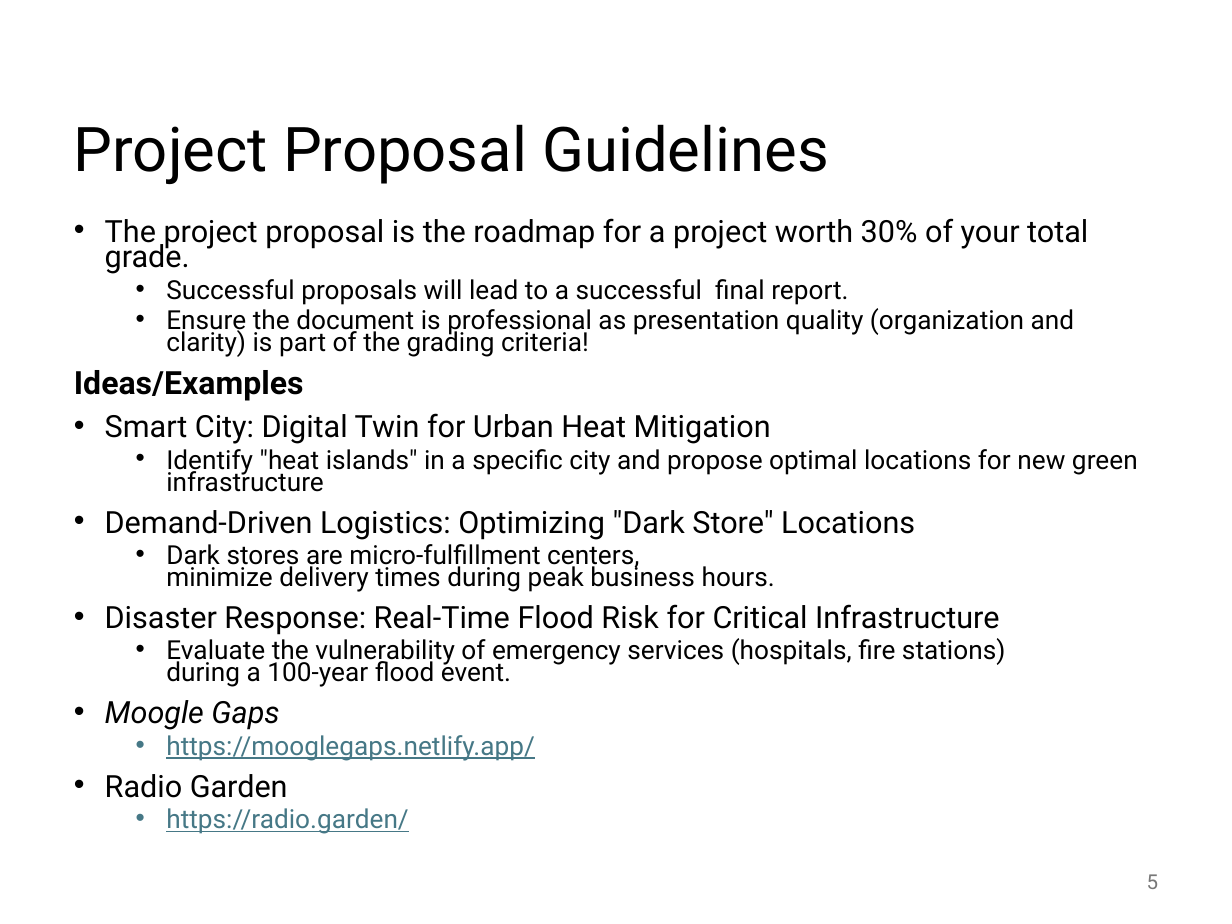
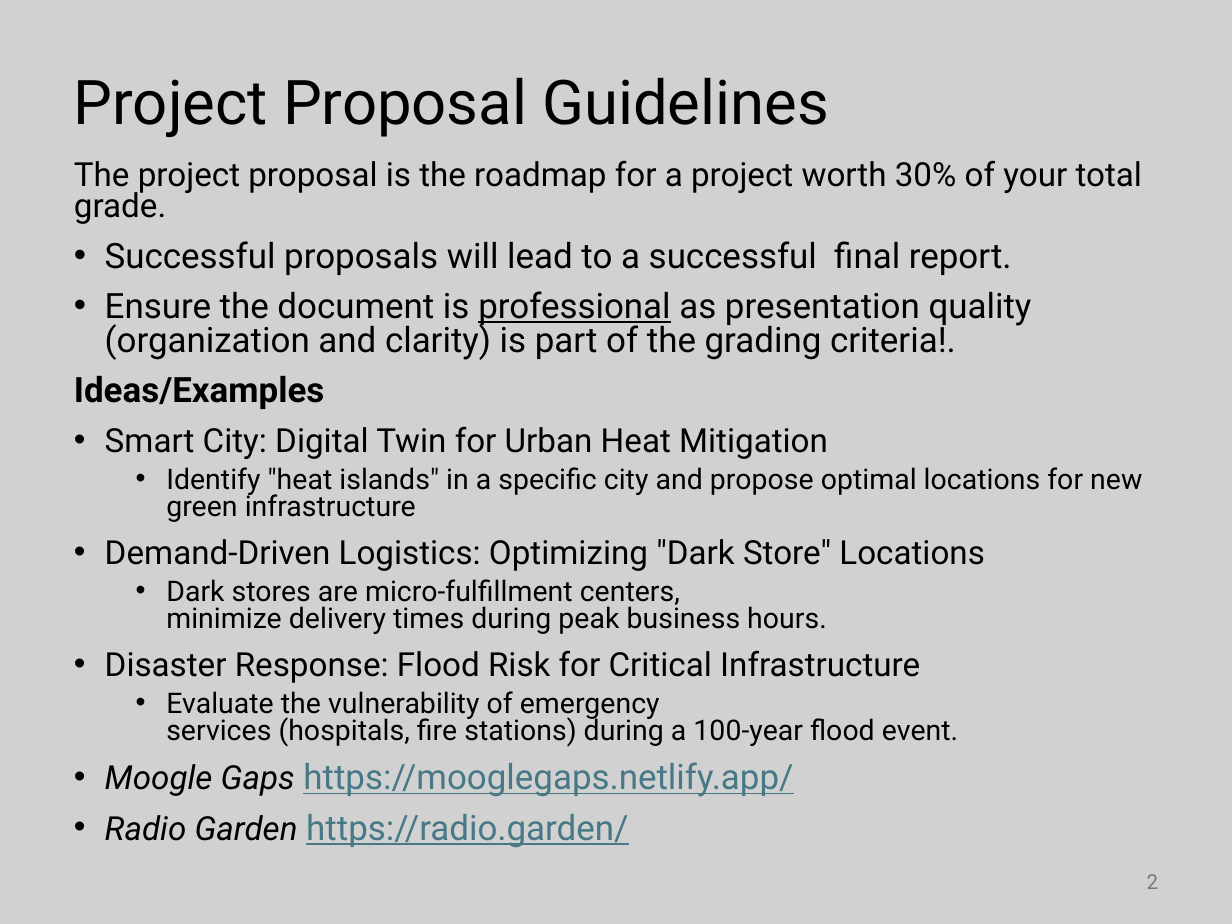
Before and after one commit to abuabara/abuabara.github.io, a slide deck: slide 2 of DAEN489S26/week10_slides.pptx (slide 5 before the commit). Drawn at 1232x924 pixels with LibreOffice and Linux fonts; fonts in the diff are those of the drawing. Boxes give left, top, right and bottom in pixels: in the first picture for what was removed or moved away, otherwise in the second. Text is boxed around its words. In the diff, an @@ line names an element or a change of style, - is before the commit and + after.

```diff
--- a/DAEN489S26/week10_slides.pptx
+++ b/DAEN489S26/week10_slides.pptx
@@ background #FFFFFF to #D1D1D1 @@
@@ title "Project Proposal Guidelines" at (x1=74, y1=77, x2=829, y2=137): vertical alignment bottom to middle @@
@@ text "The project proposal is the ..." moved from (x1=74, y1=218, x2=1138, y2=834) to (x1=74, y1=160, x2=1142, y2=847) @@
@@ text at (x1=74, y1=160, x2=1142, y2=746): size 17.9 to 19.4 pt in "The project proposal is the roadmap for ...", "Smart City: Digital Twin for Urban Heat ...", "Demand-Driven Logistics: Optimizing "Dark Store" Locations"; size 15.3 to 20.4 pt in "Successful proposals will lead to a successful ..."; size 18.7 to 20.4 pt in "Ideas/Examples"; size 15.3 to 16.6 pt in "Identify "heat islands" in a specific city ...", "Dark stores are micro-fulfillment centers, minimize delivery ...", "Evaluate the vulnerability of emergency services (hospitals, ..."; bullet • to none; line spacing 0.7 to 0.8; list level 2 to 1 in "Successful proposals will lead to ..." @@
@@ text at (x1=105, y1=291, x2=1032, y2=360): text changed; size 15.3 to 20.4 pt @@
-  • Ensure the document is professional as presentation quality (organization and clarity) is part of the grading criteria!
+• Ensure the document is professional as presentation quality (organization and clarity) is part of the grading criteria!.
@@ text at (x1=105, y1=650, x2=920, y2=683): text changed; size 17.9 to 19.4 pt @@
-• Disaster Response: Real-Time Flood Risk for Critical Infrastructure
+• Disaster Response: Flood Risk for Critical Infrastructure
@@ text at (x1=105, y1=762, x2=793, y2=847): text changed; size 15.3 to 20.4 pt @@
-• Moogle Gaps
-  • https://mooglegaps.netlify.app/
-• Radio Garden
-  • https://radio.garden/
+• Moogle Gaps https://mooglegaps.netlify.app/
+• Radio Garden https://radio.garden/
@@ page number at (x1=1147, y1=874, x2=1159, y2=889): text changed @@
-5
+2
```
Also in this commit, not shown: 12 other slides changed, 1 slide added, 1 other file.
